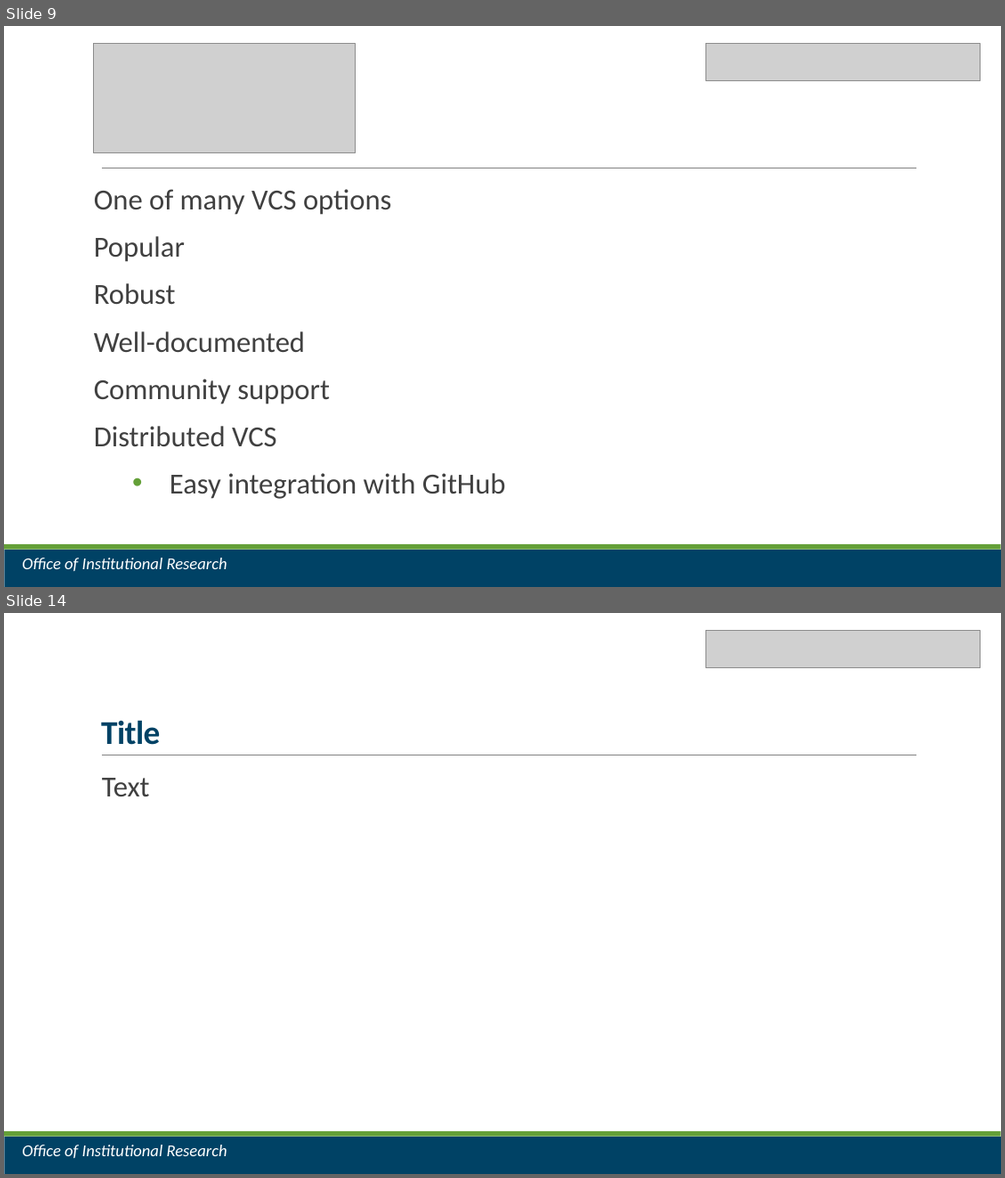
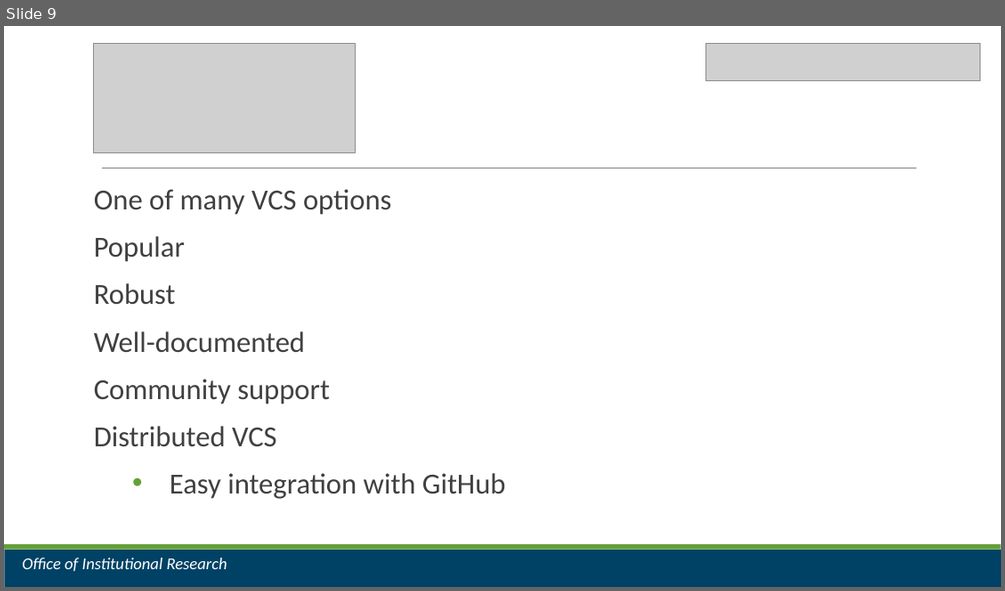
Before and after one commit to jrf1111/Do-You-Git-It-Now, a slide deck: Do You Git It Now.pptx. Shown one above the other, each under a label of ours: slides 9 and 14 before the commit, slide 9 after it; the slides between them are not shown. The pictures are 1005x1178 and 1005x591 pixels, drawn with LibreOffice and Linux fonts; fonts in the diff are those of the drawing; grey boxes stand for pictures. Boxes give left, top, right and bottom in pixels: in the first picture for what was removed or moved away, otherwise in the second. Text is boxed around its words. In the diff, an @@ line names an element or a change of style, - is before the commit and + after.

```diff
--- a/Do You Git It Now.pptx
+++ b/Do You Git It Now.pptx
@@ slide 14 removed at (4,613,1001,1174), background #FFFFFF; not listed: 3 template elements that a slide beside it also shows @@
@@ picture removed at (706,631,980,667) @@
@@ title removed at (101,720,160,745) @@
-Title
@@ text removed at (102,778,150,796) @@
-  Text
@@ text removed at (22,1144,227,1158) @@
-Office of Institutional Research
```
Also in this commit, not shown: 6 slides changed, 1 slide added.
